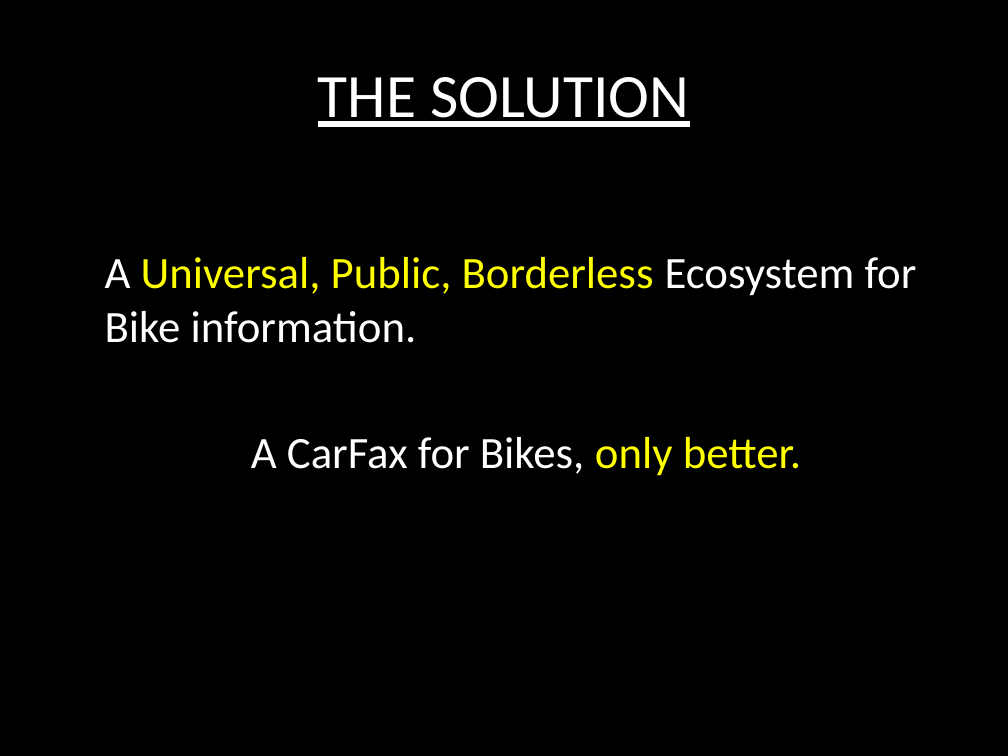
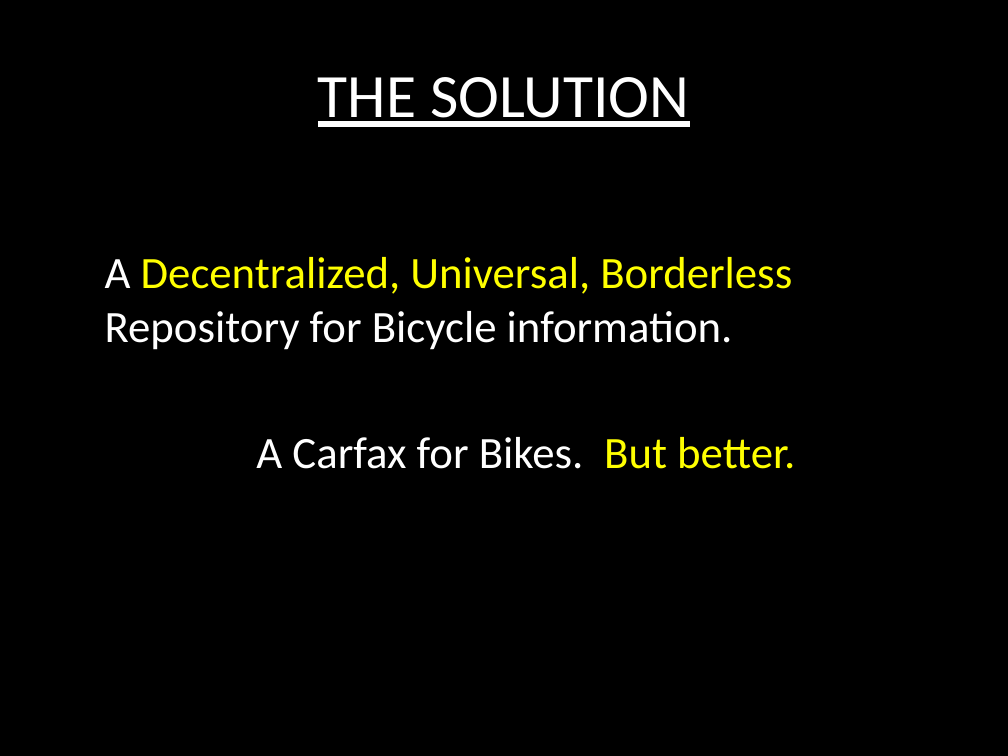
Before and after one commit to BikeDeed/BikeDeedWebsite, a slide deck: slide 4 of BikeDeedPitchDeck.pptx. Drawn at 1008x756 pixels with LibreOffice and Linux fonts; fonts in the diff are those of the drawing. Boxes give left, top, right and bottom in pixels: in the first picture for what was removed or moved away, otherwise in the second. Text is boxed around its words. In the diff, an @@ line names an element or a change of style, - is before the commit and + after.

Commit message:
Made a bunch of changes to the wording of the main page, whitepaper and pitch deck.

```diff
--- a/BikeDeedPitchDeck.pptx
+++ b/BikeDeedPitchDeck.pptx
@@ text at (105, 257, 795, 469): text changed @@
-  A Universal, Public, Borderless Ecosystem for Bike information.
-  A CarFax for Bikes, only better.
+  A Decentralized, Universal, Borderless Repository for Bicycle information.
+  A Carfax for Bikes. But better.
```
Also in this commit, not shown: 6 other slides changed, 2 other files.
